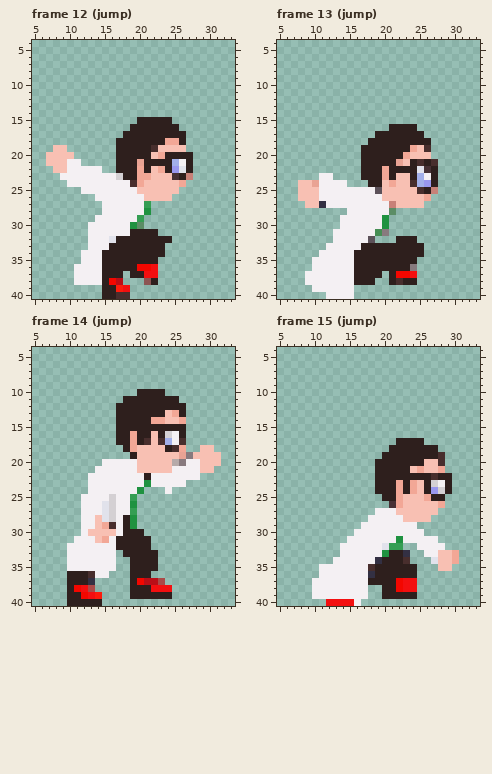
Edited in one commit: pixel-art file (dev/gfx/player/player-56-cropped.aseprite). That is the earlier state.
41x41 pixels, 60 frames. Colours within 5 levels of each other are drawn and written as one. Shown: frame 12 (jump): x 5..33, y 4..40; frame 13 (jump): x 5..33, y 4..40; frame 14 (jump): x 5..33, y 4..40; frame 15 (jump): x 5..33, y 4..40. The commit also changed other frames, which this record leaves out.
And afterwards:
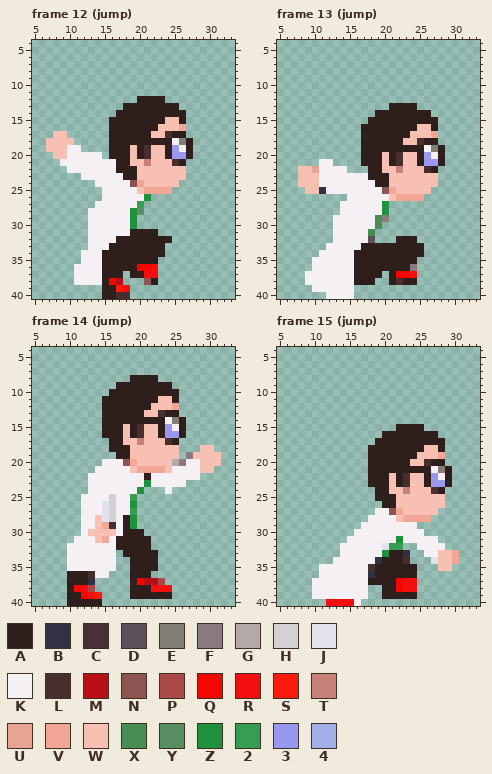
Palette (. is transparent): A #2e1f1d  B #333043  C #473135  D #5c5159  E #827e74  F #887a7e  G #b6aaa9  H #d4d0d3  J #e1e2eb  K #f4f0f3  L #482e2d  M #ba0e17  N #8c5452  P #aa4a48  Q #f30700  R #f30f10  S #fc1b0c  T #c88178  U #e9a394  V #f2a796  W #f8c0b3  X #468e54  Y #5b8d65  Z #1f9240  2 #359e53  3 #9997ee  4 #a2afe9
Message: fixing size jump image
Change:
Changed rows in their new state; - is an unchanged pixel.
Frame 12 (jump), layers "mods", "Layer":
first column x 7:
12 -------------AAAA----
13 -----------AAAAAAAA--
14 ----------AAAAAAAAAA-
15 ---------AAAA----WWA-
16 ---------AAA----WWWV-
17 -WW------AA----WWL---
18 WWWW-----A-------AKEA
19 W--KK----A--W-LW-A3KA
20 .--KKKKK-A--W-L-W-33-
21 ..K--KKKKK--WWTWWWLA.
22 -..-----KK---WW-WWWW.
23 --...-----K--WW---WW.
24 ---....-----N------.-
25 -----...------VVVV.--
26 -------.------Z...---
27 -------K-----2.------
28 ------KK----ZY.------
29 ------K-----Z.-------
30 -------------.-------
32 ---------K-----------
Frame 13 (jump), layers "mods", "Layer":
first column x 8:
13 -------------AAAA----
14 -----------AAAAAAAA--
15 ----------AAAAAAAAAA-
16 ---------AAAA----WWA-
17 ---------AA-----WWWV-
18 ---------A-----WWL-A-
19 ----------------AAKEA
20 ------------W-LW-A3KA
21 ---KK-------W-L-WA33A
22 WWUKKKK--.--WWTWWWL--
23 WWW--KKKKK--AW--WWWW-
24 --W----KKKK-AW--WWWW-
25 .--B-------KNV---WW.-
26 .......-----K-VVVV.--
27 -.....------Z.....---
28 ------K-----Z.-------
29 -----K-----XF--------
30 -----K-----X.--------
31 ----------X..--------
Frame 14 (jump), layers "mods", "Layer":
first column x 15:
 8 ----AAAA----
 9 --AAAAAAAA--
10 -AAAA----AA-
11 AAA-----WW--
12 AA-----WWWV.
13 AA----WWLAA.
14 AA-----AAKEA
15 AA-W-LWW-3K-
16 AA-WALW--33-
17 -A-WWTW-WLA.
18 -AA-W----WW.
19 --AAW------.
20 ---NV-------
21 ----WVVVV---
Frame 15 (jump), layers "mods", "Layer":
first column x 18:
15 ----AAAA----
16 --AAAAAAAA--
17 -AAA----AAA-
18 AAA-----WWA-
19 AA-----WWWV-
20 A-----WWLAA-
21 A-----AAAKEA
22 A--W-LWW-3K-
23 A--WALW--33-
24 ---WWTW-WLA.
25 -A--W---WWW-
26 --AAW-----W-
27 ---NV-------
28 ----WVVVV---
